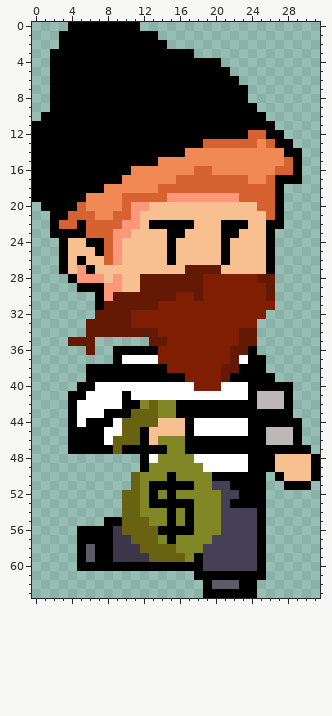
One commit to this pixel-art sprite: proj_3_robber/sprites/spr_robber_running/layers/56ea6db8-7d10-4934-b6a5-584c16860460/e4f2c4bf-707f-40df-b021-c939410f97ab.png. Above: the version before the commit.
The file is 32x64 pixels.
New version:
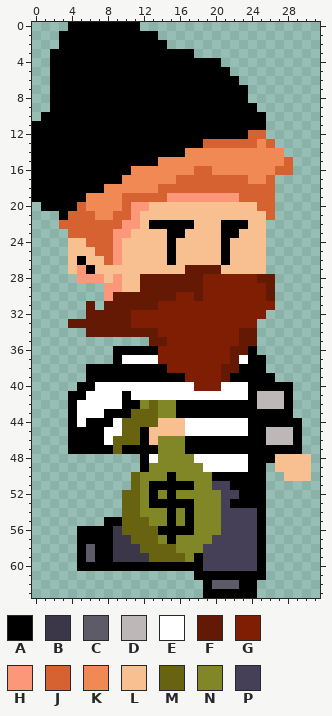
Palette (. is transparent): A #000000  B #3b3749  C #5d5b67  D #beb7b7  E #ffffff  F #641905  G #801e04  H #fc9779  J #d66231  K #f18955  L #f8c090  M #676311  N #818626  P #454058
The edit:
{"y":11,"x":26,"old":"A","new":"."}
{"y":12,"x":26,"old":"AA","new":".."}
{"y":13,"x":27,"old":"AA","new":".."}
{"y":14,"x":28,"old":"AA","new":".."}
{"y":15,"x":29,"old":"A","new":"."}
{"y":16,"x":29,"old":"A","new":"."}
{"y":17,"x":27,"old":"AAA","new":"..."}
{"y":18,"x":27,"old":"A","new":"."}
{"y":19,"x":27,"old":"A","new":"."}
{"y":20,"x":27,"old":"A","new":"."}
{"y":21,"x":2,"old":"A","new":"."}
{"y":21,"x":27,"old":"A","new":"."}
{"y":22,"x":2,"old":"A","new":"."}
{"y":22,"x":5,"old":"A","new":"J"}
{"y":22,"x":26,"old":"AA","new":".."}
{"y":23,"x":2,"old":"AAAA","new":"..JJ"}
{"y":23,"x":26,"old":"A","new":"."}
{"y":24,"x":3,"old":"A","new":"."}
{"y":24,"x":6,"old":"AA","new":"JJ"}
{"y":24,"x":26,"old":"A","new":"."}
{"y":25,"x":3,"old":"A","new":"."}
{"y":25,"x":7,"old":"A","new":"J"}
{"y":25,"x":26,"old":"A","new":"."}
{"y":26,"x":3,"old":"A","new":"."}
{"y":26,"x":26,"old":"A","new":"."}
{"y":27,"x":3,"old":"A","new":"."}
{"y":27,"x":26,"old":"A","new":"."}
{"y":28,"x":4,"old":"A","new":"."}
{"y":29,"x":5,"old":"AAA","new":"..."}
{"y":30,"x":7,"old":"A","new":"."}
{"y":31,"x":6,"old":".A","new":"F."}
{"y":32,"x":6,"old":".","new":"F"}
{"y":33,"x":4,"old":"..","new":"FF"}
{"y":35,"x":4,"old":"FFF","new":"..."}
{"y":36,"x":6,"old":"F","new":"."}
{"y":44,"x":17,"old":"A","new":"E"}
{"y":45,"x":17,"old":"A","new":"E"}
{"y":47,"x":14,"old":"A","new":"N"}
{"y":47,"x":30,"old":"A","new":"."}
{"y":48,"x":31,"old":"A","new":"."}
{"y":49,"x":26,"old":"A","new":"."}
{"y":49,"x":31,"old":"A","new":"."}
{"y":50,"x":27,"old":"A","new":"."}
{"y":50,"x":31,"old":"A","new":"."}
{"y":51,"x":28,"old":"AAA","new":"..."}
{"label":"erased","picture_box":[266,121,302,274]}
{"label":"changed","picture_box":[50,211,104,355]}
{"label":"changed","picture_box":[158,418,194,454]}
{"label":"erased","picture_box":[266,445,320,490]}
